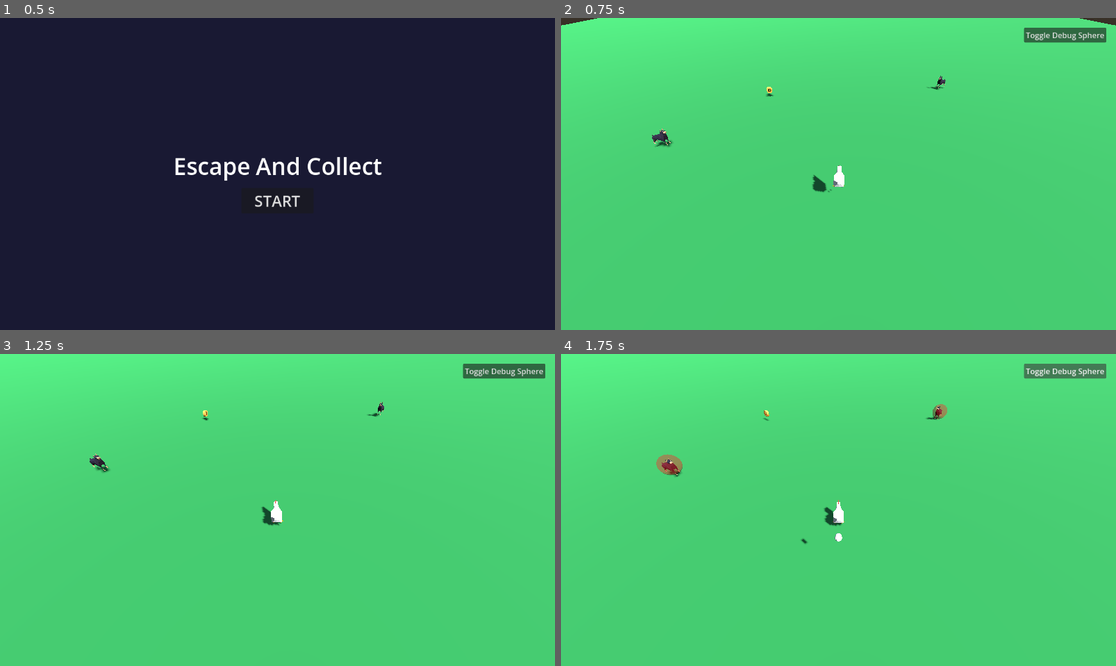
Above: before the commit, frames 1-4 (two rows, left to right).
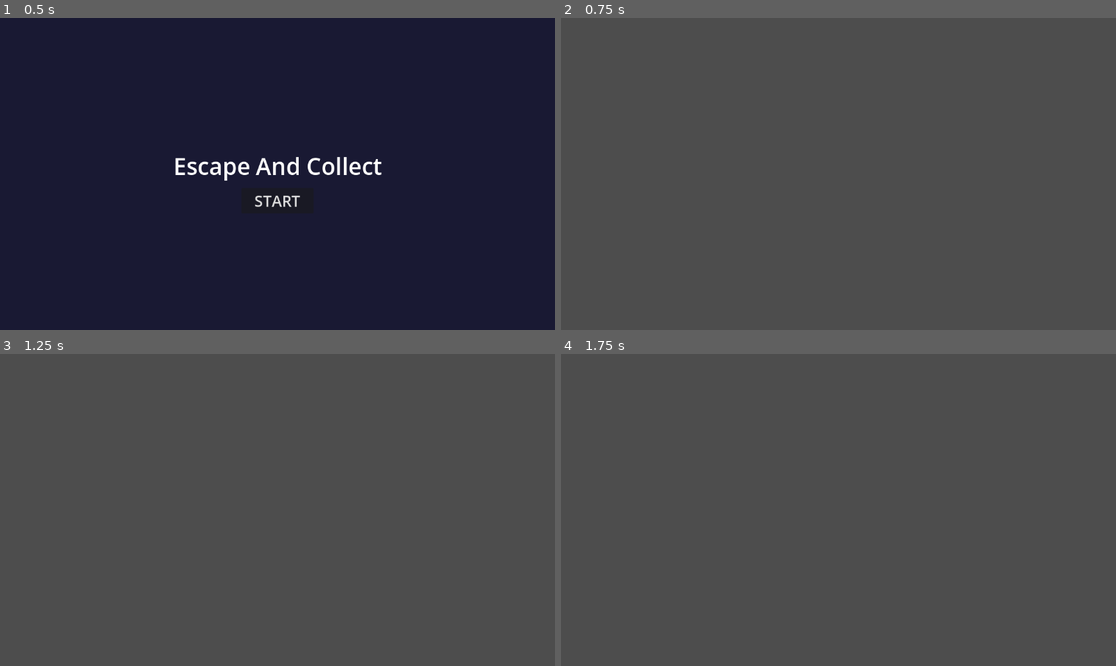
Above: after the commit, the same moments.

Repository: ateliee/escape-and-collect
Game: Godot game, scene res://Scenes/Main.tscn
The game is run twice, just before and just after one commit, with the same random seed, the same clock (stepped at 60 frames per second) and the same inputs.
Inputs (mouse positions are in pixels of both pictures, inside the frame that each line leads up to):
- Up to frame 1 (0.5 s): no input
- Up to frame 2 (0.75 s): click "START" at 0.5 s
- Up to frame 3 (1.25 s): no input
- Up to frame 4 (1.75 s): click (1066, 369) at 1.25 s, where only the run before the commit has a clickable "Toggle Debug Sphere"

Frame 1 is identical in both runs. In frame 2, 100% of the frame differs, in the area x 0-100%, y 0-100%; in frame 3, 100%; in frame 4, 100%.
Error after the commit: Parse Error: Could not preload resource file "res://Scenes/Entities/Player.tscn". (res://Scripts/Game/World.gd:12)

Commit message:
feat: update window mode to maximized, adjust player throwing mechanics, and add toggleable debug meshes to entities

Diff:
--- a/Scenes/Entities/Enemy.tscn
+++ b/Scenes/Entities/Enemy.tscn
@@ -11,10 +11,10 @@
 transparency = 1
 albedo_color = Color(1, 0, 0, 0.4)
 
-[sub_resource type="SphereMesh" id="SphereMesh_debug"]
+[sub_resource type="CapsuleMesh" id="CapsuleMesh_debug"]
 material = SubResource("StandardMaterial3D_red")
-radius = 1.0
-height = 2.0
+radius = 0.4
+height = 1.0
 
 [node name="Enemy" type="CharacterBody3D" unique_id=523069977 groups=["enemy"]]
 collision_layer = 4
@@ -32,6 +32,6 @@
 transform = Transform3D(-1.7484556e-08, 0, 0.4, 0, 0.4, 0, -0.4, 0, -1.7484556e-08, 0.29313296, 1.3639101, -0.4886553)
 
 [node name="DebugMesh" type="MeshInstance3D" parent="." unique_id=156947032]
-transform = Transform3D(1, 0, 0, 0, 1, 0, 0, 0, 1, 0, 1, 0)
+transform = Transform3D(1, 0, 0, 0, 1, 0, 0, 0, 1, 0, 0.5, 0)
 visible = false
-mesh = SubResource("SphereMesh_debug")
+mesh = SubResource("CapsuleMesh_debug")
--- a/Scenes/Entities/Player.tscn
+++ b/Scenes/Entities/Player.tscn
@@ -38,3 +38,17 @@
 margin = 0.5
 
 [node name="Camera3D" type="Camera3D" parent="SpringArm3D"]
+
+[sub_resource type="StandardMaterial3D" id="StandardMaterial3D_blue"]
+transparency = 1
+albedo_color = Color(0, 0, 1, 0.4)
+
+[sub_resource type="CapsuleMesh" id="CapsuleMesh_player_debug"]
+material = SubResource("StandardMaterial3D_blue")
+radius = 0.4
+height = 1.0
+
+[node name="DebugMesh" type="MeshInstance3D" parent="."]
+transform = Transform3D(1, 0, 0, 0, 1, 0, 0, 0, 1, 0, 0.5, 0)
+visible = false
+mesh = SubResource("CapsuleMesh_player_debug")
--- a/Scripts/Entities/Chick.gd
+++ b/Scripts/Entities/Chick.gd
@@ -51,3 +51,7 @@
 		model.rotation.z = lerp(model.rotation.z, 0.0, 15 * delta)
 
 	move_and_slide()
+
+func toggle_debug(show: bool):
+	if has_node("DebugMesh"):
+		$DebugMesh.visible = show
--- a/Scripts/Entities/Egg.gd
+++ b/Scripts/Entities/Egg.gd
@@ -42,3 +42,7 @@
 	# Spawn particle or effect here if desired
 
 	queue_free()
+
+func toggle_debug(show: bool):
+	if has_node("DebugMesh"):
+		$DebugMesh.visible = show
--- a/Scripts/Entities/Player.gd
+++ b/Scripts/Entities/Player.gd
@@ -20,8 +20,8 @@
 	spring_arm.rotation_degrees = Vector3(-45, 0, 0)
 	spring_arm.spring_length = 15.0
 
-	# Force fullscreen as requested
-	DisplayServer.window_set_mode(DisplayServer.WINDOW_MODE_FULLSCREEN)
+	# Force maximized mode as requested (large but not a separate macOS space)
+	DisplayServer.window_set_mode(DisplayServer.WINDOW_MODE_MAXIMIZED)
 
 	# Register action_throw if it hasn't been loaded from project.godot yet
 	if not InputMap.has_action("action_throw"):
@@ -77,7 +77,7 @@
 	# Throwing logic (fallback to key check if action map fails)
 	if (Input.is_action_just_pressed("action_throw") or Input.is_key_pressed(KEY_E) or Input.is_mouse_button_pressed(MOUSE_BUTTON_LEFT)) and throw_cooldown <= 0:
 		throw_egg()
-		throw_cooldown = 0.5
+		throw_cooldown = 0.1
 
 func throw_egg():
 	var egg_scene = preload("res://Scenes/Entities/Egg.tscn")
@@ -91,7 +91,7 @@
 	# Set position BEFORE adding to tree to avoid physics state errors
 	egg.position = global_position + Vector3(0, 1.0, 0) + throw_dir * 0.5
 
-	var throw_force = 12.0
+	var throw_force = 6.0
 	throw_dir.y = 1.0 # arc upwards
 	egg.linear_velocity = throw_dir.normalized() * throw_force
 
@@ -120,3 +120,7 @@
 	var world = get_parent()
 	if world.has_method("trigger_game_over"):
 		world.trigger_game_over()
+
+func toggle_debug(show: bool):
+	if has_node("DebugMesh"):
+		$DebugMesh.visible = show
--- a/Scripts/Game/World.gd
+++ b/Scripts/Game/World.gd
@@ -13,6 +13,9 @@
 
 var player: Node3D
 @onready var floor_node = $Floor
+
+var debug_btn: Button
+var is_debug_sphere_on = false
 
 func _ready():
 	# Spawn player
@@ -50,23 +53,34 @@
 		var canvas = CanvasLayer.new()
 		canvas.layer = 100 # Ensure it renders on top
 		add_child(canvas)
-		var btn = Button.new()
-		btn.text = "Toggle Debug Sphere"
+		debug_btn = Button.new()
 
 		# Better layout system for responsive fullscreen UI
-		btn.set_anchors_preset(Control.PRESET_TOP_RIGHT)
-		btn.grow_horizontal = Control.GROW_DIRECTION_BEGIN
-		btn.offset_right = -20
-		btn.offset_top = 20
+		debug_btn.set_anchors_preset(Control.PRESET_TOP_RIGHT)
+		debug_btn.grow_horizontal = Control.GROW_DIRECTION_BEGIN
+		debug_btn.offset_right = -20
+		debug_btn.offset_top = 20
 
-		btn.pressed.connect(_on_debug_toggle)
-		canvas.add_child(btn)
+		debug_btn.pressed.connect(_on_debug_toggle)
+		canvas.add_child(debug_btn)
+		_update_debug_btn_visuals()
+
+func _update_debug_btn_visuals():
+	if is_debug_sphere_on:
+		debug_btn.text = "Debug Sphere: ON"
+		debug_btn.modulate = Color(0.5, 1.0, 0.5) # Light Green
+	else:
+		debug_btn.text = "Debug Sphere: OFF"
+		debug_btn.modulate = Color(1.0, 0.6, 0.6) # Light Red
 
 func _on_debug_toggle():
+	is_debug_sphere_on = not is_debug_sphere_on
+	_update_debug_btn_visuals()
+
 	var enemies = get_tree().get_nodes_in_group("enemy")
 	for enemy in enemies:
 		if enemy.has_method("toggle_debug"):
-			enemy.toggle_debug(not enemy.get_node("DebugMesh").visible)
+			enemy.toggle_debug(is_debug_sphere_on)
 
 func _process(_delta):
 	if is_instance_valid(player):
@@ -97,6 +111,8 @@
 	var enemy = enemy_scene.instantiate()
 	enemy.position = get_random_position()
 	add_child(enemy)
+	if enemy.has_method("toggle_debug"):
+		enemy.toggle_debug(is_debug_sphere_on)
 	current_enemies += 1
 
 func _cleanup_distant_objects():
--- a/project.godot
+++ b/project.godot
@@ -21,7 +21,7 @@
 
 [display]
 
-window/size/mode=3
+window/size/mode=2
 
 [input]
 
